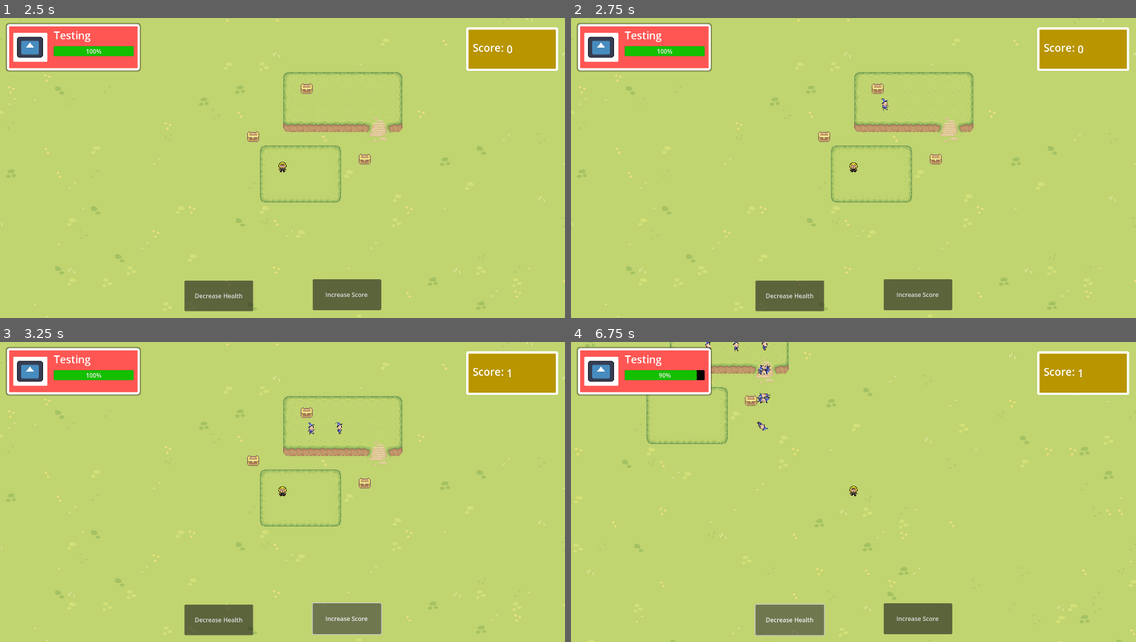
Above: before the commit, frames 1-4 (two rows, left to right).
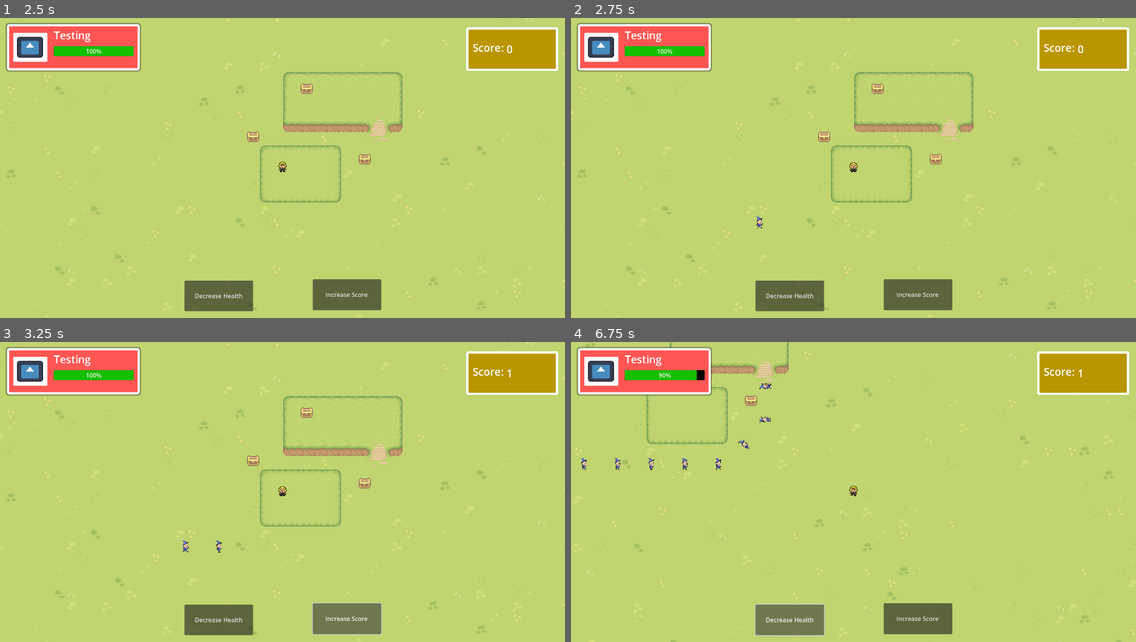
Above: after the commit, the same moments.

Repository: GamersOrgForDevs/Game_Godot
Game: Godot game, scene res://ui/mainmenu/MainMenu.tscn
Same seed, same stepped clock (60 frames per second), same inputs: the game is played once before the commit and once after it. The engine's default icon, where the game draws it, is replaced by a stand-in: a white triangle on a blue panel in a dark square.
Inputs:
- Up to frame 1 (2.5 s): click "New Game" at 0.5 s; click "New Game" at 1.25 s; click "Continue" at 2 s
- Up to frame 2 (2.75 s): no input
- Up to frame 3 (3.25 s): click "Increase Score" at 2.75 s
- Up to frame 4 (6.75 s): click "Decrease Health" at 3.5 s; hold D (right) 4.28-5.03 s; hold S (down) 5.03-5.78 s; hold D (right) 5.78-6.53 s; hold W (up) from 6.53 s (still down)

Frame 1 is identical in both runs. In frame 2, less than 0.1% of the frame differs, in the area x 32-57%, y 26-71%; in frame 3, 0.1%; in frame 4, 0.4%, in the area x 1-36%, y 0-43%.

Commit message:
Removed unnecessary print statement, tweaked path to be a little more obvious of what's happening

Diff:
--- a/levels/game_level.tscn
+++ b/levels/game_level.tscn
@@ -705,7 +705,7 @@
 
 [sub_resource type="Curve2D" id="Curve2D_m60xl"]
 _data = {
-"points": PackedVector2Array(0, 0, 0, 0, 32, -83, 0, 0, 0, 0, 127, -85, 0, 0, 0, 0, 125, 24, 0, 0, 0, 0, 127, -85, 0, 0, 0, 0, 32, -83)
+"points": PackedVector2Array(0, 0, 0, 0, -138, 74, 0, 0, 0, 0, 70, 74, 0, 0, 0, 0, 125, 24, 0, 0, 0, 0, 127, -85, 0, 0, 0, 0, 32, -83)
 }
 point_count = 5
 
@@ -753,6 +753,7 @@
 position = Vector2(32, -105)
 
 [node name="EnemyPath" type="Path2D" parent="."]
+position = Vector2(2, 0)
 curve = SubResource("Curve2D_m60xl")
 script = ExtResource("9_8xdyu")
 spawn_time = 0.55
--- a/scripts/ingame_ui.gd
+++ b/scripts/ingame_ui.gd
@@ -19,7 +19,6 @@
 
 func _on_increase_score_pressed():
 	score_value += 1
-	print(score_value)
 	score_value_text.text = str(score_value)
 
 func _on_take_damage_pressed():
